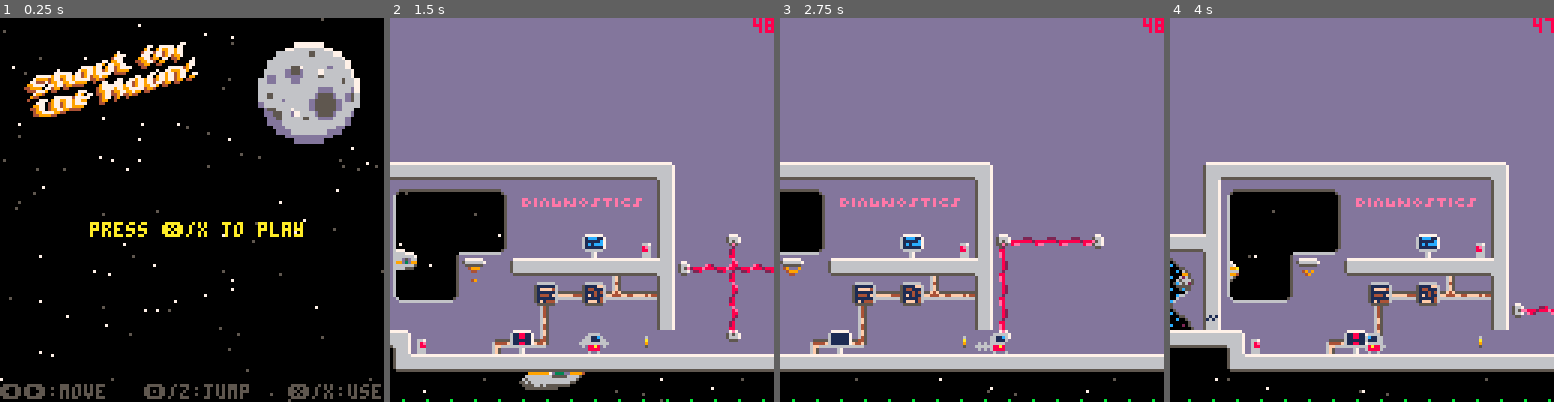
Above: before the commit, frames 1-4 (left to right).
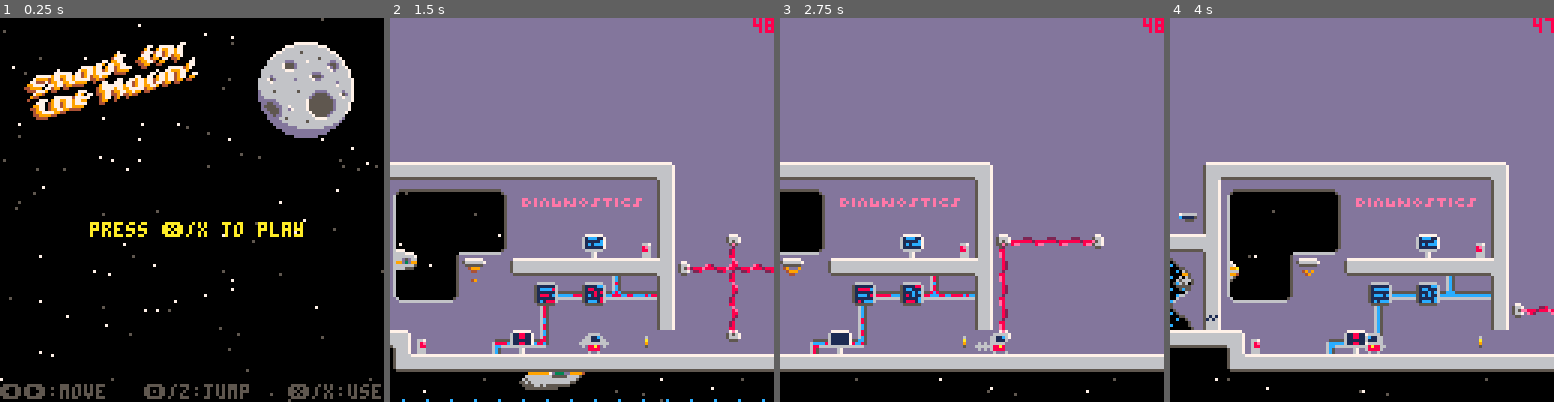
Above: after the commit, the same moments.

Repository: jgradim/gameoff-2020
Game: PICO-8 cartridge moonshot.p8
The game is run twice, just before and just after one commit, with the same random seed, the same clock (stepped at 60 frames per second) and the same inputs.
Inputs:
- Up to frame 1 (0.25 s): no input
- Up to frame 2 (1.5 s): tap X (X key) at 0.33, 1.07 s; tap O (Z key) at 0.7 s
- Up to frame 3 (2.75 s): hold Right 1.6-2.1 s; tap O (Z key) at 1.7, 2.1, 2.5 s; tap X (X key) at 1.85 s; hold Up 2.15-2.42 s; hold Right from 2.47 s (still down)
- Up to frame 4 (4 s): tap O (Z key) at 2.9, 3.3, 3.7 s; tap X (X key) at 2.97 s; release Right at 3.03 s; hold Left 3.08-3.58 s; hold Down 3.63-3.97 s

The runs differ from the first frame. In frame 1, 2.4% of the frame differs, in the area x 9-94%, y 6-33%; in frame 2, 0.6%; in frame 3, 0.6%; in frame 4, 0.7%.

Commit message:
more background decor, 32x32 moon
rename animate_lights to animate_map

Diff:
--- a/moonshot.p8
+++ b/moonshot.p8
@@ -116,10 +116,10 @@
  x=100,y=23,w=4,h=5
 }
 rect_title={
- x=0,y=96,w=106,h=25
+ x=0,y=96,w=58,h=26
 }
 rect_moon={
- x=32,y=8,w=22,h=22
+ x=96,y=96,w=32,h=32
 }
 rect_ship_s={
  x=56,y=24,w=10,h=7
@@ -799,9 +799,9 @@
 
   --fxs
   foreach(bg_particles, draw)
-  animate_lights()
+  animate_map()
+  map(0,0)
   pal()
-  map(0,0)
   draw_fxs()
 
   --tiny text
@@ -2682,13 +2682,11 @@
  update=function(m) end,
 
  draw=function(m)
-  --spr(20,96,15,3,3)
   sspr(
    rect_moon.x,rect_moon.y,
    rect_moon.w,rect_moon.h,
    cam:fixed_x(86),
-   cam:fixed_y(8),
-   34,34
+   cam:fixed_y(8)
   )
  end
 })
@@ -2745,21 +2743,19 @@
 ---lights fxs---
 ----------------
 
-light_masks={2,4,11,15}
+light_masks={4,11,15}
 light_freqs={
- [2]=4,
  [11]=7,
  [4]=7,
  [15]=11,
 }
 light_seqs={
- [2]={12,12,1,0,1},
  [11]={12,12,1,0,1},
  [4]={8,12,1},
  [15]={8,12,12,3,12,8,12,12},
 }
 
-function animate_lights()
+function animate_map()
  for m in all(light_masks) do
   local f=light_freqs[m]
   local s=light_seqs[m]
@@ -3440,9 +3442,9 @@
 be0000008295797979597b484953797979797979797979797979797979797979797979797979797979797950797a79797950797979797979797979797979797979797979797979797979797979797979797979797979797979797979797979797979797979797979797979797979797979797979797984a493000000000000be
 be824043957979797957797979724040404040404040404040404040404040404040404040407179797979507979796a796079797979797962404040404040404040404063797979797979797979797979797979797979797979797979797979797979797979797979797979797979797979797984a4930000000000000000be
 bea267497c7979797957794b4c4c4c4c4c4c4c4c4d7979797979797979797979797979797979797979704051797979587979797979797979504b4c4c4c4d7979797979795079797979797979797979797979797979797979797979797979797979797979797979797979797979797979797984a49300000000000000000000be
-bea25879797979797957795b00000000000000005d797979797979797979797979898a8b7979797979797950797979577979898a8a8b7979505b5c5c5c5d797979797979507979797979797979797979797979797979797979797979797979797979797979797979797979797979797984a493000000000000000000000000be
+bea25879797979797957795b00000000000000005d797979797979797979797979898a8b7979797979797950797979577979898a8a8b7996505b5c5c5c5d797979797979507979797979797979797979797979797979797979797979797979797979797979797979797979797979797984a493000000000000000000000000be
 be92a4a4857979797957795b00000000000000005d79797979797979797979898a9d9a9b797979797979795079797957797044ad9aac4640515b5c6e6c6d79797979797950797979797979797979797979797979797979797979797979797979797979797979797979797979797984a4930000000000000000000000000000be
-be00000092857979797a796b6c6f0000000000005d7979898a8746717979899dac45ad9b79898b7979797954484848697979a98d9a9a9c8b505b5c5d79797040404043405179797979797979797979797979797979797979797979797979797979797979797979797979797984a49300000000000000000000000000000000be
+be00000092857979797a796b6c6f0000b4a4a4b55d7979898a8746717979899dac45ad9b79898b7979797954484848697979a98d9a9a9c8b505b5c5d79797040404043405179797979797979797979797979797979797979797979797979797979797979797979797979797984a49300000000000000000000000000000000be
 be0000000092857979797979796b6c6f000000005d7979a98d9a9b7979899d9a9a9a9a9c8a9d9c8b797040737979797a7979899d9a9a8cab506b6c6d7979797c477b4948537979797979797979797979797979797979797979797979797979797979797979797979797984a493000000000000000000000000000000000000be
 be000000000092a4a4a4a4857979796b6c6c6c6c6d7979899d9a9c8b79999a9a9a9a9a9a9a9a9a9c8b797979797979797979999a9a9a9c8b79797979797979587979797950797979797979797979797979797979797979797979797979797979797979797979797984a4930000000000000000000000000000000000000000be
 be0000000000000000000092a4857979797979797979899d9a9a9a9c8a9d9a9a9a9a9a9a9a9a9a8cab797979797979797984a4afbfbfaea4a4857979796748787979797d7979797979797979797979797979797979797979797979797979797979797979797984a49300000000000000000000000000000000000000000000be
Not shown, changed: 61 lines of the sprite sheet (__gfx__) section of moonshot.p8
Not shown, changed: res/moonshot.aseprite
